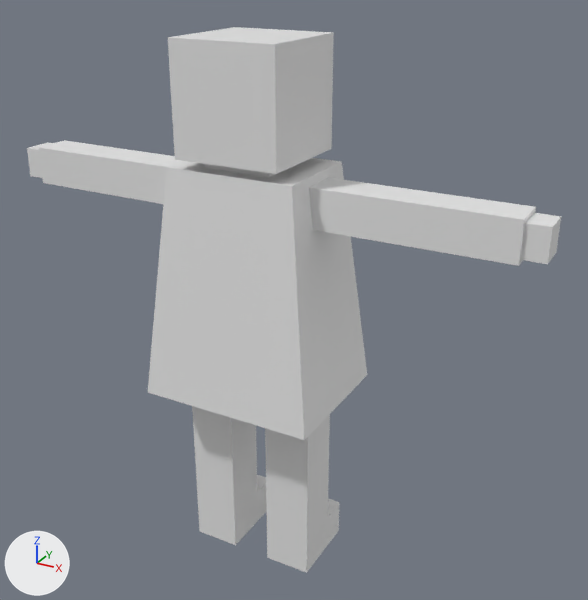
Two versions of the FBX model Unity/Goremet Chef/Assets/Meshes/person.fbx, one commit apart.
Both versions are drawn from a 50 mm lens placed at (3.86, -6.28, 6.17), pointed at (0.27, 0.24, 2.9). Lighting does not change. The marker at lower left points along +X, +Y and +Z. Where no turn or scale is listed for an object, it has been applied to the vertices. Vertices at the same position are counted once.

In view in the first picture: 'ArmL', 'ArmR', 'Head', 'LegL', 'LegR', 'Torso'.
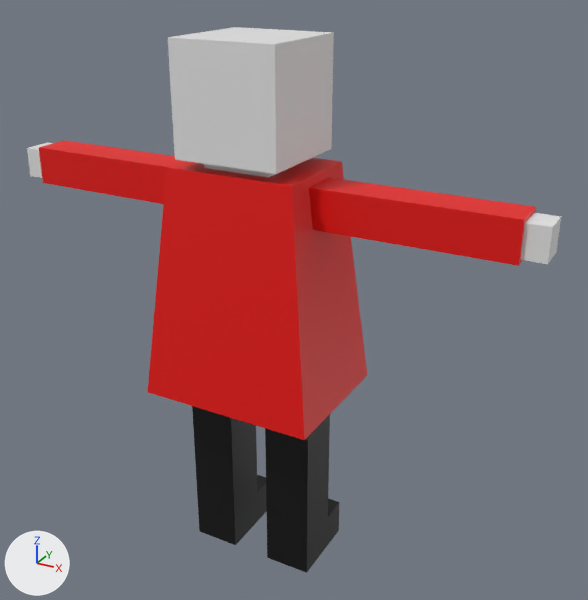
Changed parts and their boxes (x1, y1, x2, y2) in the pictures (588 x 600 px):
'Torso', recoloured (white to red): (148, 158, 367, 440) in both
'LegL', recoloured (white to black): (192, 406, 267, 545) in both
part 1 of me_cube_006, recoloured (white to red): (309, 178, 536, 266) in both
part 2 of me_cube_005, recoloured (white to red): (39, 140, 183, 204) in both
part 3 of me_cube_008, recoloured (white to black): (265, 414, 339, 573) in both

The change, as a list of edits to the scene's bpy script:
```text
Add mat_material_002:
    mat_material_002 = principled_material('Material.002')
    mat_material_002.base_color = (0.0, 0.0, 0.0)  # black #000000
Add mat_material:
    mat_material = principled_material('Material')
    mat_material.base_color = (0.8, 0.8, 0.8)  # white #e7e7e7
Add mat_material_001:
    mat_material_001 = principled_material('Material.001')
    mat_material_001.base_color = (0.8, 0.00204, 0.0)  # red #e70700
Change me_cube_005:
    where me_cube_005.from_pydata(...)  # 16 vertices, 14 faces; spans x -0.94..1.18, y -0.19..0.19, z -0.19..0.19
    used by ob_arml; location = (-1.79, 0.0, 4.02)
    me_cube_005 part 2: all 8 faces centred in x -0.73..0.22, y -0.19..0.19, z -0.19..0.19 switch from no material to mat_material_001 (red #e70700)
    add me_cube_005.materials.append(mat_material)  # white #e7e7e7
Change me_cube_007:
    where me_cube_007.from_pydata(...)  # 18 vertices, 15 faces; spans x -0.69..-0.21, y -0.24..0.53, z -3.0..-1.0
    add me_cube_007.materials.append(mat_material_002)  # black #000000
Change me_cube_006:
    where me_cube_006.from_pydata(...)  # 16 vertices, 14 faces; spans x -1.18..0.94, y -0.19..0.19, z -0.19..0.19
    used by ob_armr; location = (1.79, 0.0, 4.03)
    me_cube_006 part 1: all 8 faces centred in x -0.22..0.73, y -0.19..0.19, z -0.19..0.19 switch from no material to mat_material_001 (red #e70700)
    add me_cube_006.materials.append(mat_material)  # white #e7e7e7
Change me_cube_008:
    where me_cube_008.from_pydata(...)  # 18 vertices, 15 faces; spans x 0.21..0.69, y -0.24..0.53, z -3.0..-1.0
    used by ob_legr; location = (0.0, 0.0, 3.0)
    me_cube_008 part 3: 15 faces spanning x 0.21..0.69, y -0.24..0.53, z -3.0..-1.0 switch from no material to mat_material_002 (black #000000)
Change me_cube_001:
    where me_cube_001.from_pydata(...)  # 8 vertices, 6 faces; spans x -0.9..0.9, y -0.7..0.7, z -1.0..1.3
    add me_cube_001.materials.append(mat_material_001)  # red #e70700
```
